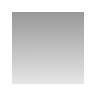
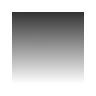
Revision of a layered 96×96 image; what changed, layer by layer:
painted on "Calque" over [12, 12, 84, 84]
